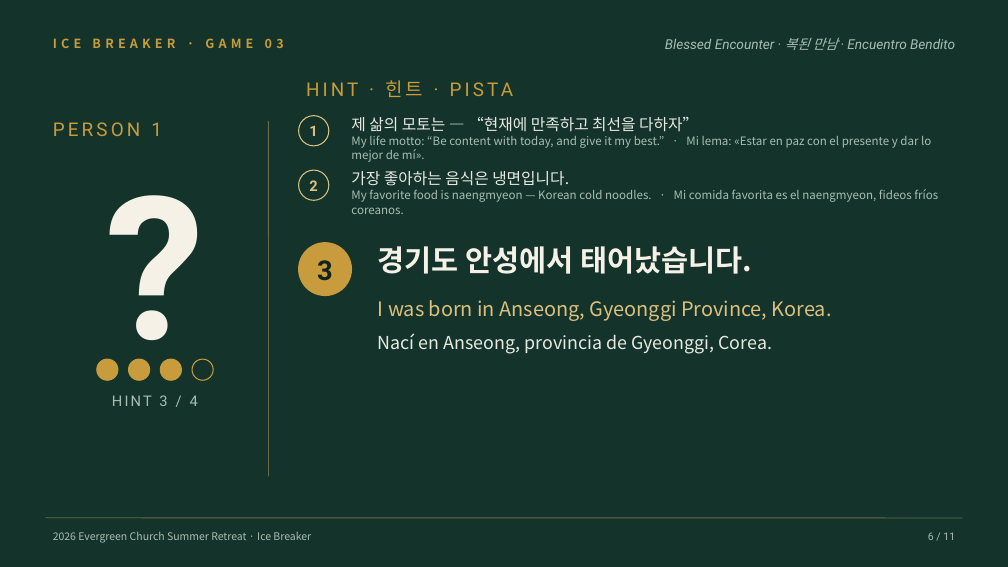
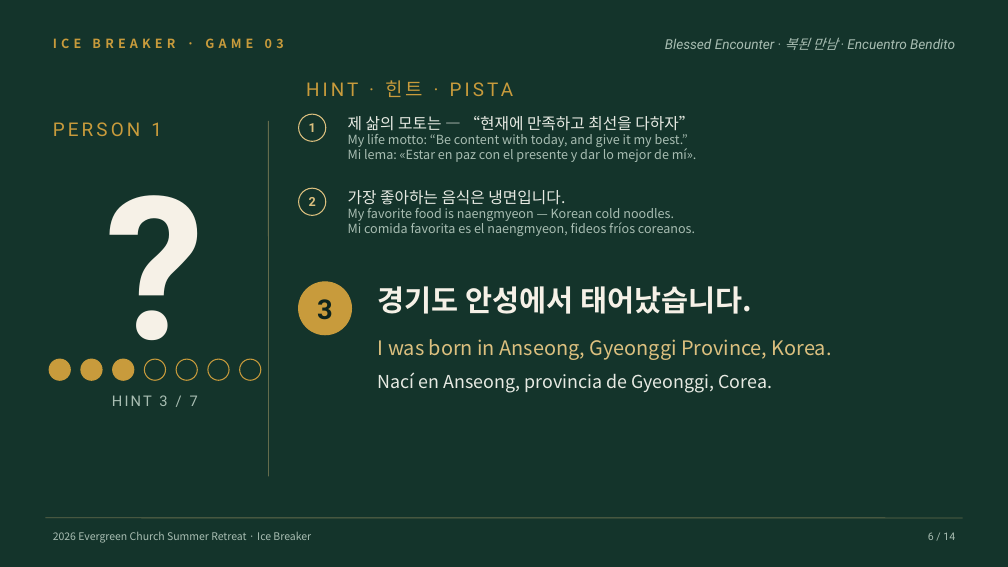
Before and after one commit to logosguru/neulpureun-retreat-2026, a slide deck: slide 6 of docs/icebreaker/icebreaker-03-whoisit.pptx. Drawn at 1008x567 pixels with LibreOffice and Linux fonts; fonts in the diff are those of the drawing. Boxes give left, top, right and bottom in pixels: in the first picture for what was removed or moved away, otherwise in the second. Text is boxed around its words. In the diff, an @@ line names an element or a change of style, - is before the commit and + after.

```diff
--- a/docs/icebreaker/icebreaker-03-whoisit.pptx
+++ b/docs/icebreaker/icebreaker-03-whoisit.pptx
@@ ellipse: place and size @@
-ellipse at bbox=[299, 170, 329, 200]
+ellipse at bbox=[299, 114, 326, 141]
@@ text "1" at bbox=[309, 123, 316, 132]: size 14 to 12 pt @@
@@ text at bbox=[348, 116, 694, 131]: line spacing 1.05 to 1 @@
@@ text at bbox=[348, 134, 697, 162]: text changed; size 11 to 12 pt @@
-My life motto: “Be content with today, and give it my best.” · Mi lema: «Estar en paz con el presente y dar lo mejor de mí».
+My life motto: “Be content with today, and give it my best.”
+Mi lema: «Estar en paz con el presente y dar lo mejor de mí».
@@ text "2" at bbox=[309, 197, 316, 206]: size 14 to 12 pt @@
@@ text "2": place and size @@
-text "2" at bbox=[309, 180, 317, 191]
+text "2" at bbox=[309, 197, 316, 206]
@@ ellipse: place and size @@
-ellipse at bbox=[299, 116, 329, 146]
+ellipse at bbox=[299, 188, 326, 216]
@@ text "가장 좋아하는 음식은 냉면입니다.": place and size @@
-text "가장 좋아하는 음식은 냉면입니다." at bbox=[351, 171, 938, 214]
+text "가장 좋아하는 음식은 냉면입니다." at bbox=[348, 190, 695, 236]
@@ text at bbox=[348, 208, 695, 236]: text changed; size 11 to 12 pt @@
-My favorite food is naengmyeon — Korean cold noodles. · Mi comida favorita es el naengmyeon, fideos fríos coreanos.
+My favorite food is naengmyeon — Korean cold noodles.
+Mi comida favorita es el naengmyeon, fideos fríos coreanos.
@@ text at bbox=[348, 190, 565, 205]: line spacing 1.05 to 1 @@
@@ text "3": place and size @@
-text "3" at bbox=[317, 260, 333, 281]
+text "3" at bbox=[317, 299, 333, 320]
@@ ellipse: place and size @@
-ellipse at bbox=[299, 243, 352, 296]
+ellipse at bbox=[299, 282, 352, 335]
@@ text "경기도 안성에서 태어났습니다.": place and size @@
-text "경기도 안성에서 태어났습니다." at bbox=[378, 246, 832, 354]
+text "경기도 안성에서 태어났습니다." at bbox=[378, 286, 832, 393]
@@ ellipse: place and size @@
-ellipse at bbox=[160, 359, 181, 380]
+ellipse at bbox=[113, 359, 134, 380]
@@ 3 ellipses: place and size @@
-3 ellipses at bbox=[97, 359, 213, 380]
+3 ellipses at bbox=[49, 359, 166, 380]
@@ ellipse added at bbox=[176, 359, 197, 380], fill #14342B, outline #C89B3C 1 pt @@
@@ ellipse added at bbox=[208, 359, 229, 380], fill #14342B, outline #C89B3C 1 pt @@
@@ ellipse added at bbox=[240, 359, 261, 380], fill #14342B, outline #C89B3C 1 pt @@
@@ text at bbox=[112, 395, 198, 406]: text changed @@
-HINT 3 / 4
+HINT 3 / 7
@@ text at bbox=[928, 532, 955, 540]: text changed @@
-6 / 11
+6 / 14
```
Also in this commit, not shown: 9 other slides changed, 4 slides added, 1 slide removed, 3 other files.
